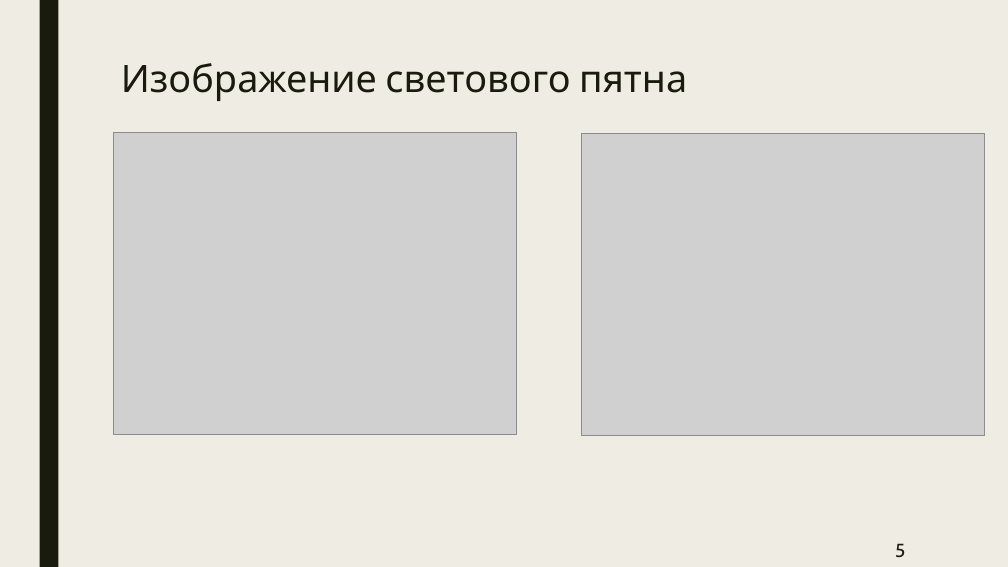
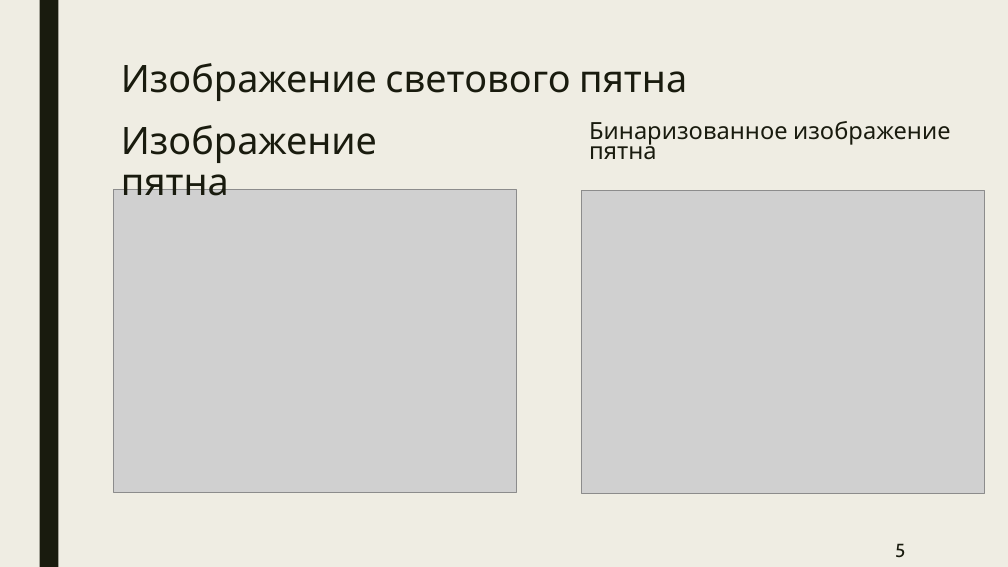
Before and after one commit to BarikQ/course_4, a slide deck: slide 5 of Pres/Диплом преза.pptx. Drawn at 1008x567 pixels with LibreOffice and Linux fonts; fonts in the diff are those of the drawing; grey boxes stand for pictures. Boxes give left, top, right and bottom in pixels: in the first picture for what was removed or moved away, otherwise in the second. Text is boxed around its words. In the diff, an @@ line names an element or a change of style, - is before the commit and + after.

```diff
--- a/Pres/Диплом преза.pptx
+++ b/Pres/Диплом преза.pptx
@@ text added at (121,125,377,196), 36 pt, text #191B0E @@
+Изображение пятна
@@ text added at (589,121,950,160), 22.5 pt, text #191B0E @@
+Бинаризованное изображение пятна
@@ picture: place and size @@
-picture at (113,132,516,435)
+picture at (113,190,516,492)
@@ picture: place and size @@
-picture at (582,133,985,436)
+picture at (582,191,985,493)
```
Also in this commit, not shown: 14 other slides changed, 14 other files.
